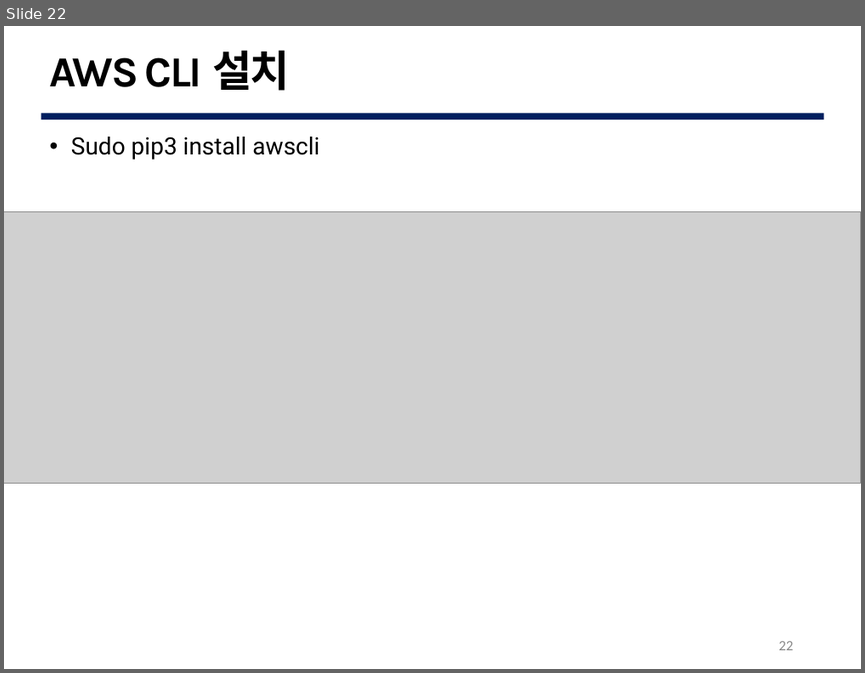
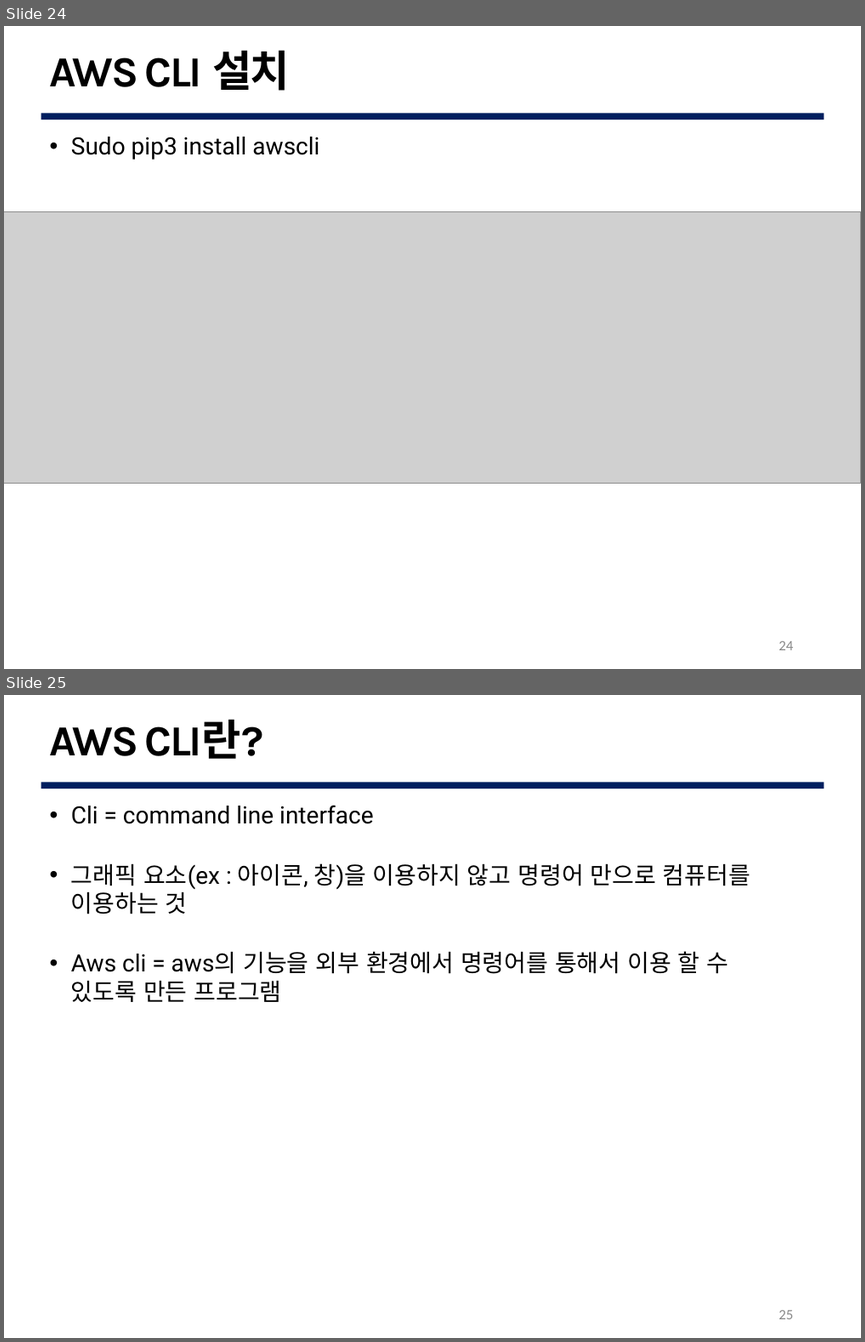
Before and after one commit to G0DCH/AWS_Rekognition_Slide, a slide deck: ppt/AWS Rekognition Slide.pptx. Shown one above the other, each under a label of ours: slide 22 before the commit, slides 24 and 25 after it. The pictures are 865x673 and 865x1342 pixels, drawn with LibreOffice and Linux fonts; fonts in the diff are those of the drawing; grey boxes stand for pictures; background and template pictures are left out. Boxes give left, top, right and bottom in pixels: in the first picture for what was removed or moved away, otherwise in the second. Text is boxed around its words. In the diff, an @@ line names an element or a change of style, - is before the commit and + after.

```diff
--- a/ppt/AWS Rekognition Slide.pptx
+++ b/ppt/AWS Rekognition Slide.pptx
@@ slide 25 added at bbox=[4, 695, 861, 1338], background #FFFFFF; not listed: 1 template element that a slide beside it also shows @@
@@ text added at bbox=[50, 719, 263, 759], 36 pt, text #000000, bold @@
+AWS CLI란?
@@ text added at bbox=[71, 805, 750, 1002], 20 pt, text #000000 @@
+• Cli = command line interface
+• 그래픽 요소(ex : 아이콘, 창)을 이용하지 않고 명령어 만으로 컴퓨터를 이용하는 것
+• Aws cli = aws의 기능을 외부 환경에서 명령어를 통해서 이용 할 수 있도록 만든 프로그램
@@ page number added at bbox=[778, 1310, 793, 1319], 12 pt, text #888888 @@
+25
@@ what was slide 22 is now slide 24 @@
@@ page number at bbox=[778, 641, 793, 650]: text changed @@
-22
+24
```
Also in this commit, not shown: 6 slides changed, 9 other slides added, 28 slides removed.
